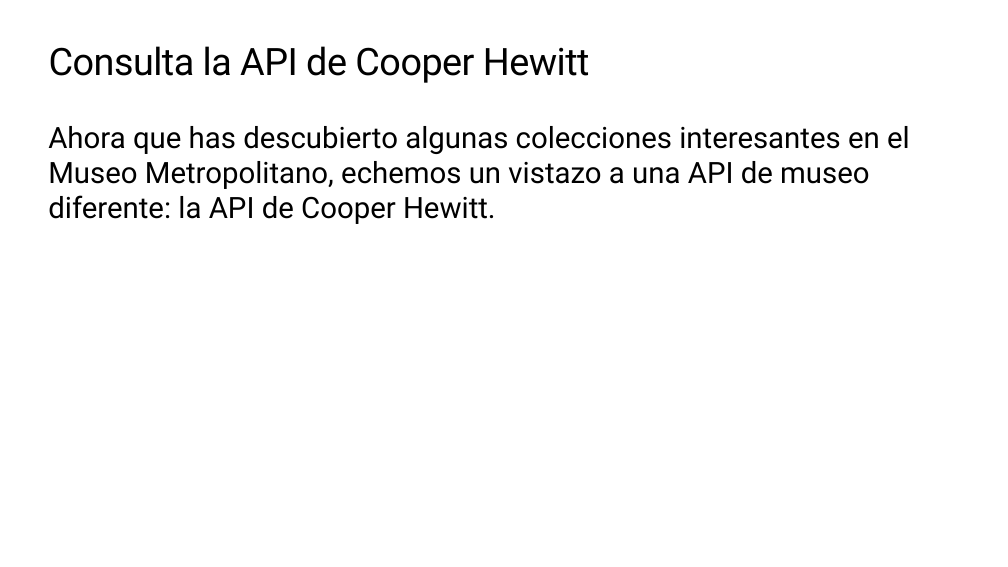
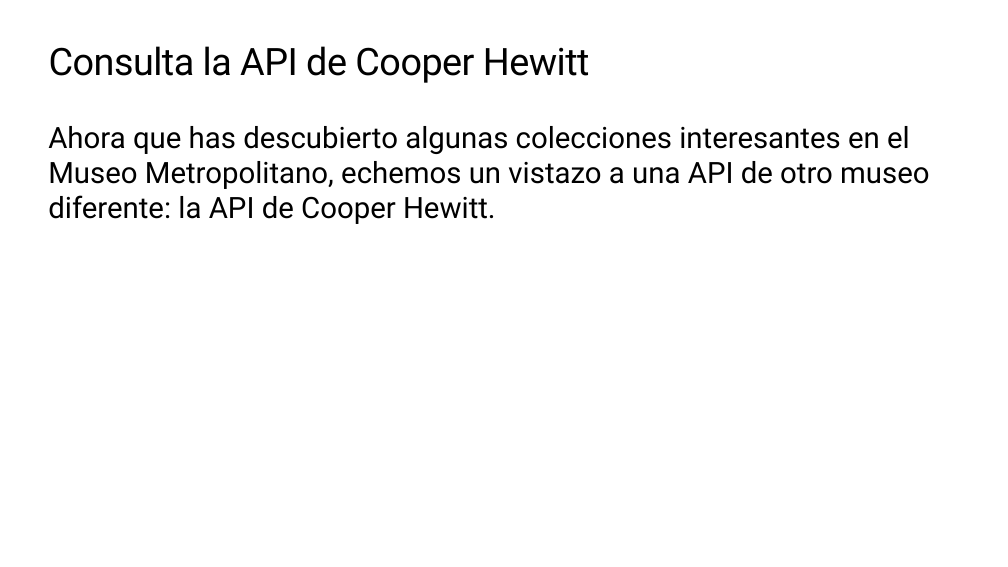
Before and after one commit to microsoft/workshop-library, a slide deck: slide 20 of short/explore-art-rest-api/translations/es/slides.es.pptx. Drawn at 1008x567 pixels with LibreOffice and Linux fonts; fonts in the diff are those of the drawing; background and template pictures are left out. Boxes give left, top, right and bottom in pixels: in the first picture for what was removed or moved away, otherwise in the second. Text is boxed around its words. In the diff, an @@ line names an element or a change of style, - is before the commit and + after.

```diff
--- a/short/explore-art-rest-api/translations/es/slides.es.pptx
+++ b/short/explore-art-rest-api/translations/es/slides.es.pptx
@@ text at bbox=[48, 126, 929, 224]: text changed @@
-Ahora que has descubierto algunas colecciones interesantes en el Museo Metropolitano, echemos un vistazo a una API de museo diferente: la API de Cooper Hewitt.
+Ahora que has descubierto algunas colecciones interesantes en el Museo Metropolitano, echemos un vistazo a una API de otro museo diferente: la API de Cooper Hewitt.
```
Also in this commit, not shown: 14 other slides changed, 2 other files.
